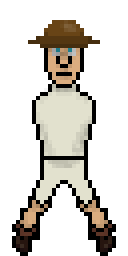
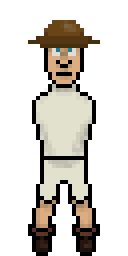
Revision of a layered 128 × 256 image; what changed, layer by layer:
hid "Calque 1", painted on it over left=12, top=48, right=116, bottom=256
added layer "2" above "1" over left=28, top=48, right=100, bottom=256
